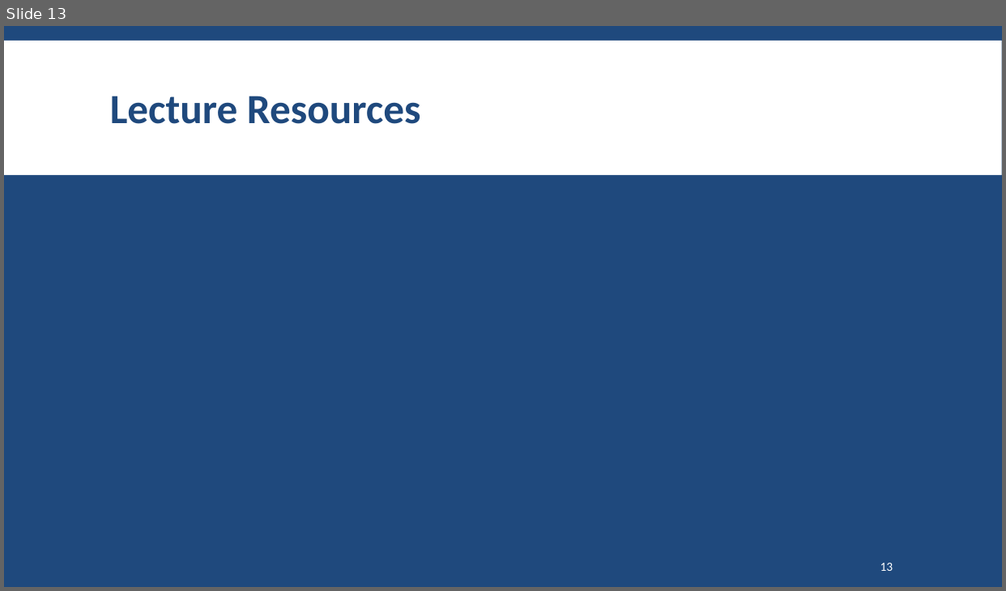
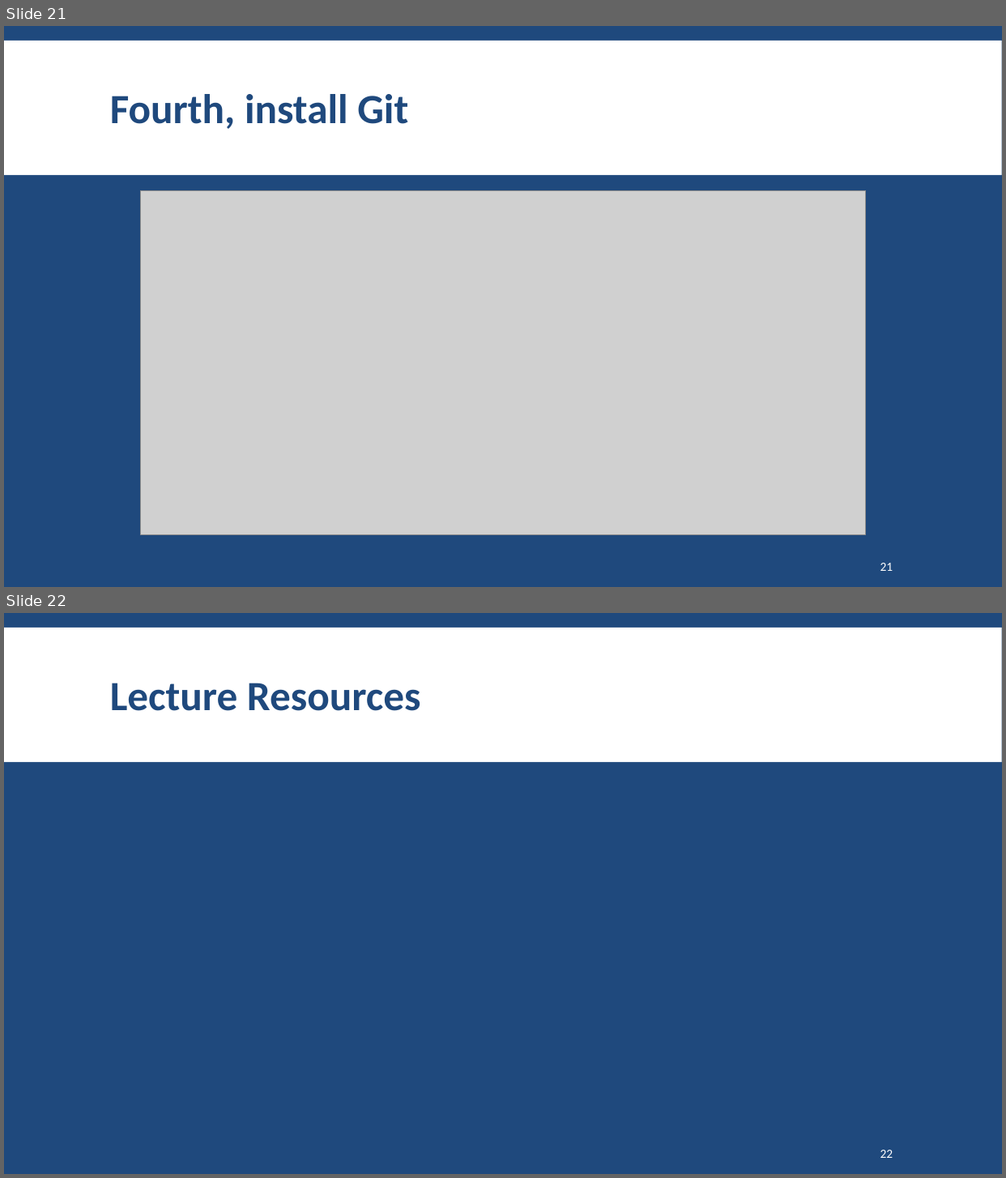
Before and after one commit to SharifPythonSpace/Course1401, a slide deck: Slide/00-Introduction to Programming Applications with Python.pptx. Shown one above the other, each under a label of ours: slide 13 before the commit, slides 21 and 22 after it. The pictures are 1006x591 and 1006x1178 pixels, drawn with LibreOffice and Linux fonts; fonts in the diff are those of the drawing; grey boxes stand for pictures; background and template pictures are left out. Boxes give left, top, right and bottom in pixels: in the first picture for what was removed or moved away, otherwise in the second. Text is boxed around its words. In the diff, an @@ line names an element or a change of style, - is before the commit and + after.

```diff
--- a/Slide/00-Introduction to Programming Applications with Python.pptx
+++ b/Slide/00-Introduction to Programming Applications with Python.pptx
@@ slide 21 added at (x1=4, y1=26, x2=1002, y2=587), background #1F497D; not listed: 1 template element that a slide beside it also shows @@
@@ title added at (x1=110, y1=94, x2=408, y2=129), 40 pt, text #1F497D, bold @@
+Fourth, install Git
@@ picture added at (x1=140, y1=190, x2=866, y2=535) @@
@@ page number added at (x1=880, y1=563, x2=893, y2=571), 12 pt, text #FFFFFF @@
+21
@@ what was slide 13 is now slide 22 @@
@@ page number at (x1=880, y1=1150, x2=893, y2=1158): text changed @@
-13
+22
```
Also in this commit, not shown: 5 slides changed, 8 other slides added.
